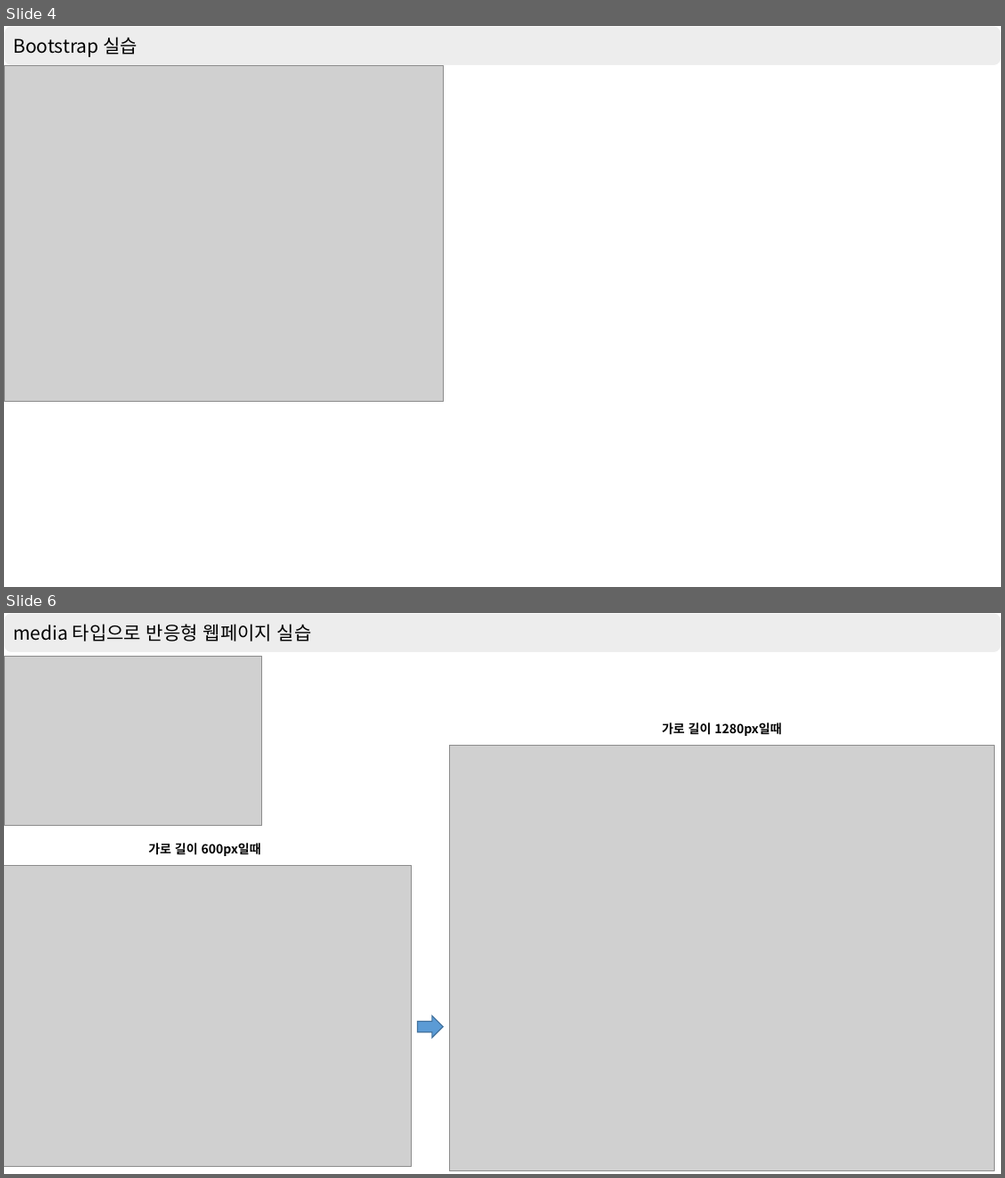
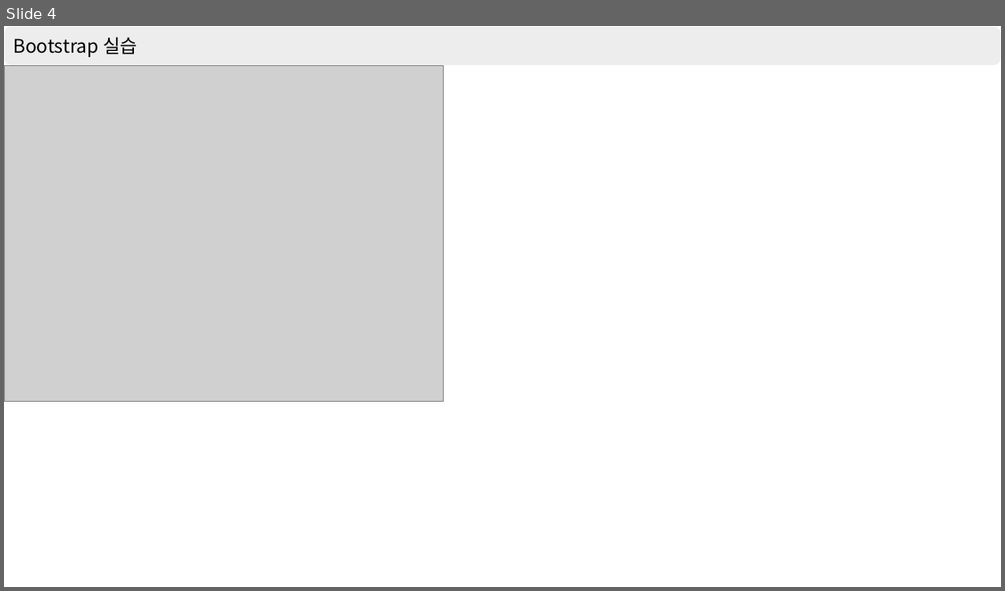
Before and after one commit to shchoichoko/web, a slide deck: bootstrap/강의 정리.pptx. Shown one above the other, each under a label of ours: slides 4 and 6 before the commit, slide 4 after it; the slides between them are not shown. The pictures are 1005x1178 and 1005x591 pixels, drawn with LibreOffice and Linux fonts; fonts in the diff are those of the drawing; grey boxes stand for pictures. Boxes give left, top, right and bottom in pixels: in the first picture for what was removed or moved away, otherwise in the second. Text is boxed around its words. In the diff, an @@ line names an element or a change of style, - is before the commit and + after.

```diff
--- a/bootstrap/강의 정리.pptx
+++ b/bootstrap/강의 정리.pptx
@@ slide 6 removed at bbox=[4, 613, 1001, 1174], background #FFFFFF @@
@@ rounded rectangle removed at bbox=[4, 613, 1001, 653] @@
-media 타입으로 반응형 웹페이지 실습
@@ picture removed at bbox=[4, 656, 262, 825] @@
@@ picture removed at bbox=[450, 746, 994, 1171] @@
@@ text removed at bbox=[662, 722, 781, 736] @@
-가로 길이 1280px일때
@@ text removed at bbox=[148, 843, 261, 856] @@
-가로 길이 600px일때
@@ picture removed at bbox=[4, 865, 411, 1166] @@
@@ right arrow removed at bbox=[418, 1015, 443, 1037] @@
```
Also in this commit, not shown: 2 slides changed, 3 slides added, 3 other slides removed.
